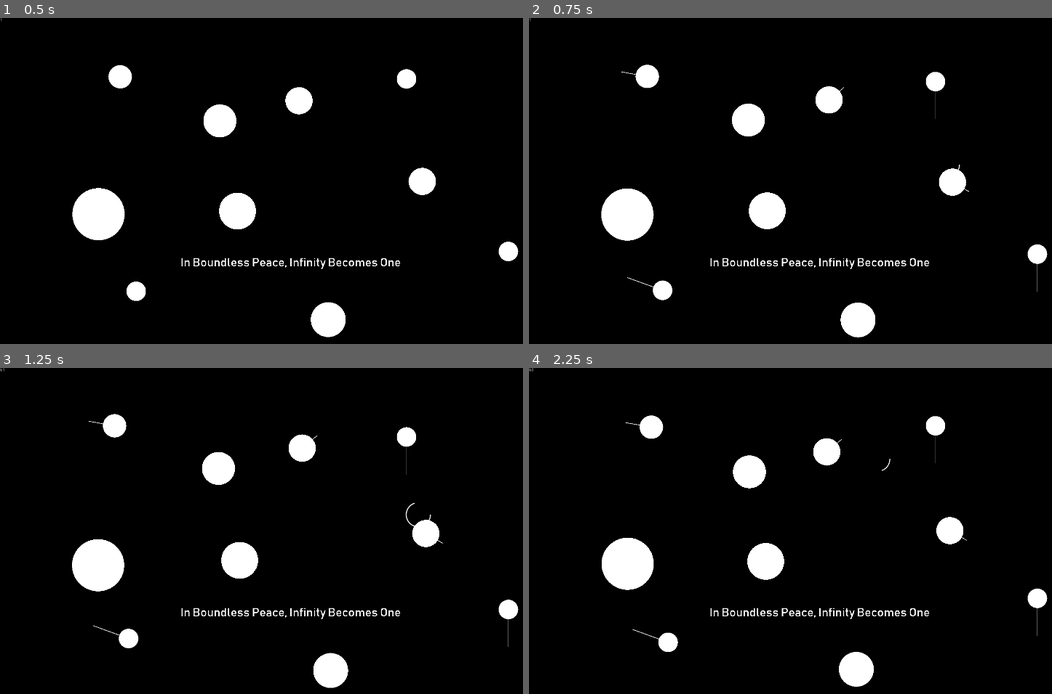
Above: before the commit, frames 1-4 (two rows, left to right).
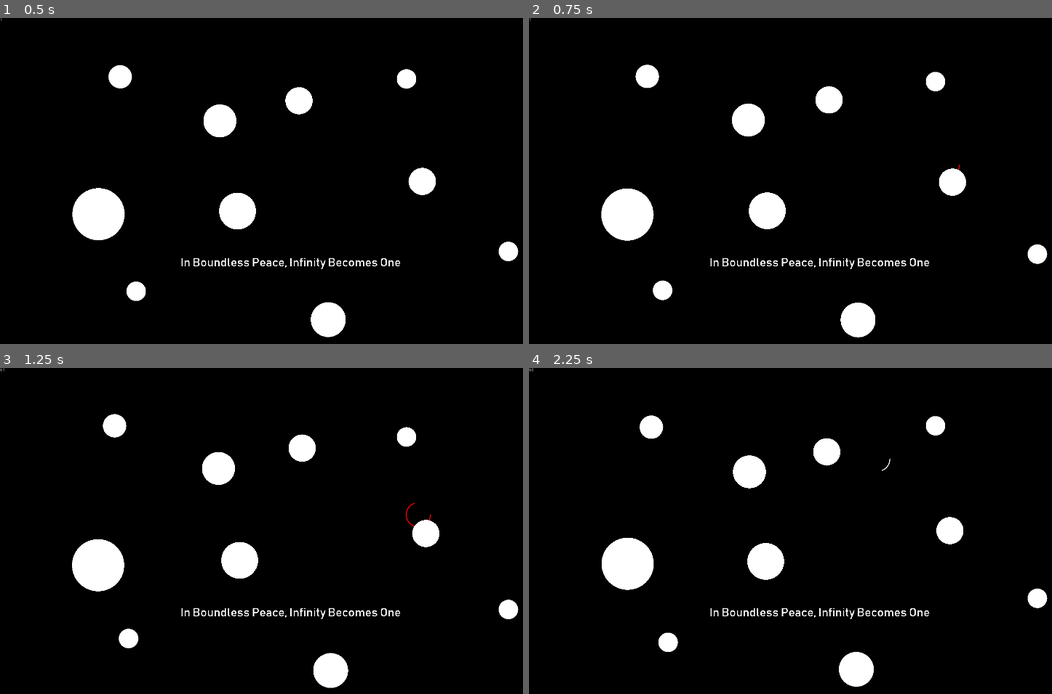
Above: after the commit, the same moments.

Repository: Dark-Gran/Spirit-Circles
Game: Godot game, scene res://src/Main.tscn
Same seed, same stepped clock (60 frames per second), same inputs: the game is played once before the commit and once after it.
Inputs (mouse positions are in pixels of both pictures, inside the frame that each line leads up to):
- Up to frame 1 (0.5 s): no input
- Up to frame 2 (0.75 s): move the mouse to (947, 164) at 0.52 s; hold Right (ui_right) from 0.53 s (still down); hold Space (ui_select) from 0.53 s (still down)
- Up to frame 3 (1.25 s): keep holding Right (ui_right); keep holding Space (ui_select)
- Up to frame 4 (2.25 s): move the mouse to (701, 547) at 1.27 s; release Right (ui_right) at 1.28 s; release Space (ui_select) at 1.28 s; hold Left (ui_left) 1.28-2.03 s; tap Space (ui_select) at 1.35, 1.52, 1.82 s; tap Enter at 2 s; move the mouse to (879, 459) at 2.02 s; hold Right (ui_right) from 2.03 s (still down); hold Space (ui_select) from 2.03 s (still down)

Frame 1 is identical in both runs. In frame 2, less than 0.1% of the frame differs, in the area x 17-98%, y 16-84%; in frame 3, less than 0.1%, in the area x 16-98%, y 16-86%; in frame 4, less than 0.1%.

Commit message:
trajectory update

Diff:
--- a/src/Main.gd
+++ b/src/Main.gd
@@ -3,7 +3,7 @@
 const DEFAULT_WIDTH = 1920
 const DEFAULT_HEIGHT = 1080
 const SIZE_TO_SCALE = 10
-const PREDICTION_DISTANCE = 3.5
+const PREDICTION_DISTANCE = 6
 const PC_RADIUS = 40
 
 var current_scene = null
--- a/src/world/Circle.gd
+++ b/src/world/Circle.gd
@@ -66,12 +66,11 @@
 				size += grow_buffer
 				grow_buffer = 0
 			refresh()
-	# Move
-	position += velocity*delta
 	# RayCast
 	if world.get_rays_enabled():
 		var cast = velocity*Main.PREDICTION_DISTANCE
-		if cast.length() > radius:
+		var r = (radius + Main.PC_RADIUS)
+		if cast.length() > r:
 			$RayCastA.cast_to = cast
 			$RayCastB.cast_to = cast
 			$RayCastC.cast_to = cast
@@ -86,18 +85,26 @@
 					collider = $RayCastB.get_collider()
 				else:
 					collider = $RayCastA.get_collider()
-				var r = (radius + Main.PC_RADIUS - RAY_TRESH)
-				var sic = Geometry.segment_intersects_circle(to_local(position), cast, to_local(collider.position), r)
-				ray_point_a = to_global(cast*sic)
-				var	remaining_cast = to_global(cast)-ray_point_a
-				var collision_normal = (ray_point_a - collider.position).normalized()
-				var bounced = remaining_cast.bounce(collision_normal)
-				ray_point_b = ray_point_a+bounced
+				var sic = Geometry.segment_intersects_circle(to_local(position), cast, to_local(collider.position), r-RAY_TRESH)
+				if sic > 0:
+					ray_point_a = to_global(cast*sic)
+					var	remaining_cast = to_global(cast)-ray_point_a
+					var collision_normal = (ray_point_a - collider.position).normalized()
+					var bounced = remaining_cast.bounce(collision_normal)
+					ray_point_b = ray_point_a+bounced
+				else:
+					null_ray_points()
 			else:
 				ray_point_a = to_global(cast)
 				ray_point_b = null
 		else:
-			ray_point_a = null
+			null_ray_points()
+	# Move
+	position += velocity*delta
+
+func null_ray_points():
+	ray_point_a = null
+	ray_point_b = null
 
 func _on_Circle_area_entered(area): # Collided
 	if area.is_in_group("circles"):
--- a/src/world/PlayerCircle.tscn
+++ b/src/world/PlayerCircle.tscn
@@ -12,6 +12,7 @@
 
 [node name="PlayerCircle" type="Area2D"]
 scale = Vector2( 4, 4 )
+monitoring = false
 
 [node name="MeshInstance2D" type="MeshInstance2D" parent="."]
 mesh = SubResource( 1 )
--- a/src/world/World.gd
+++ b/src/world/World.gd
@@ -176,17 +176,17 @@
 		if pc_accumulator > 0:
 			var angle = deg2rad(360*(pc_accumulator / PC_WAIT))
 			var color = Color.white
-			#if !could_manifest_at(get_viewport().get_mouse_position(), pc_size):
-			#	color = Color.red
+			if !could_spawn_pc_now():
+				color = Color.red
 			draw_arc(get_viewport().get_mouse_position(), Main.PC_RADIUS, 0, angle, 40, color, 2, true)
 		# Rays
-		for c in $Level/Circles.get_children():
-			if c.ray_point_a != null:
-				draw_line(c.position, c.ray_point_a, Color.white, 2, false)
-				if c.ray_point_b != null:
+		if could_spawn_pc_now():
+			for c in $Level/Circles.get_children():
+				if c.ray_point_a != null && c.ray_point_b != null:
+					draw_line(c.position, c.ray_point_a, Color.white, 2, false)
 					draw_line(c.ray_point_a, c.ray_point_b, Color.white, 2, false)
-				#draw_circle(c.position+c.get_node("RayCastA").position, 5, Color.red)
-				#draw_circle(c.position+c.get_node("RayCastB").position, 5, Color.red)
+					#draw_circle(c.position+c.get_node("RayCastA").position, 5, Color.red)
+					#draw_circle(c.position+c.get_node("RayCastB").position, 5, Color.red)
 
 # Player Circle
 
@@ -196,8 +196,11 @@
 	else:
 		return false
 
+func could_spawn_pc_now():
+	return $HypoCircle.get_overlapping_areas().size() == 0
+
 func spawn_pc(pos):
-	if get_node_or_null("Level") != null && $Level.PlayerCircle_enabled:
+	if get_node_or_null("Level") != null && $Level.PlayerCircle_enabled && could_spawn_pc_now():
 		PlayerCircle = PC.instance()
 		PlayerCircle.position = pos
 		add_child(PlayerCircle)
--- a/src/world/World.tscn
+++ b/src/world/World.tscn
@@ -60,8 +60,8 @@
 [node name="HypoCircle" type="Area2D" parent="."]
 scale = Vector2( 4, 4 )
 gravity_vec = Vector2( 0, 0 )
+monitorable = false
 collision_layer = 2
-collision_mask = 0
 
 [node name="CollisionShape2D" type="CollisionShape2D" parent="HypoCircle"]
 shape = SubResource( 3 )
